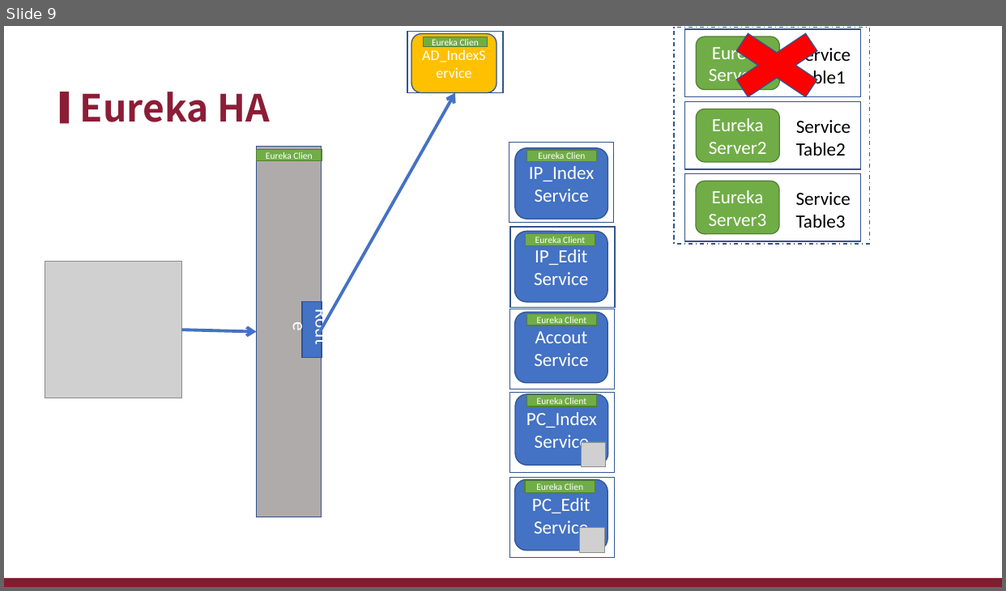
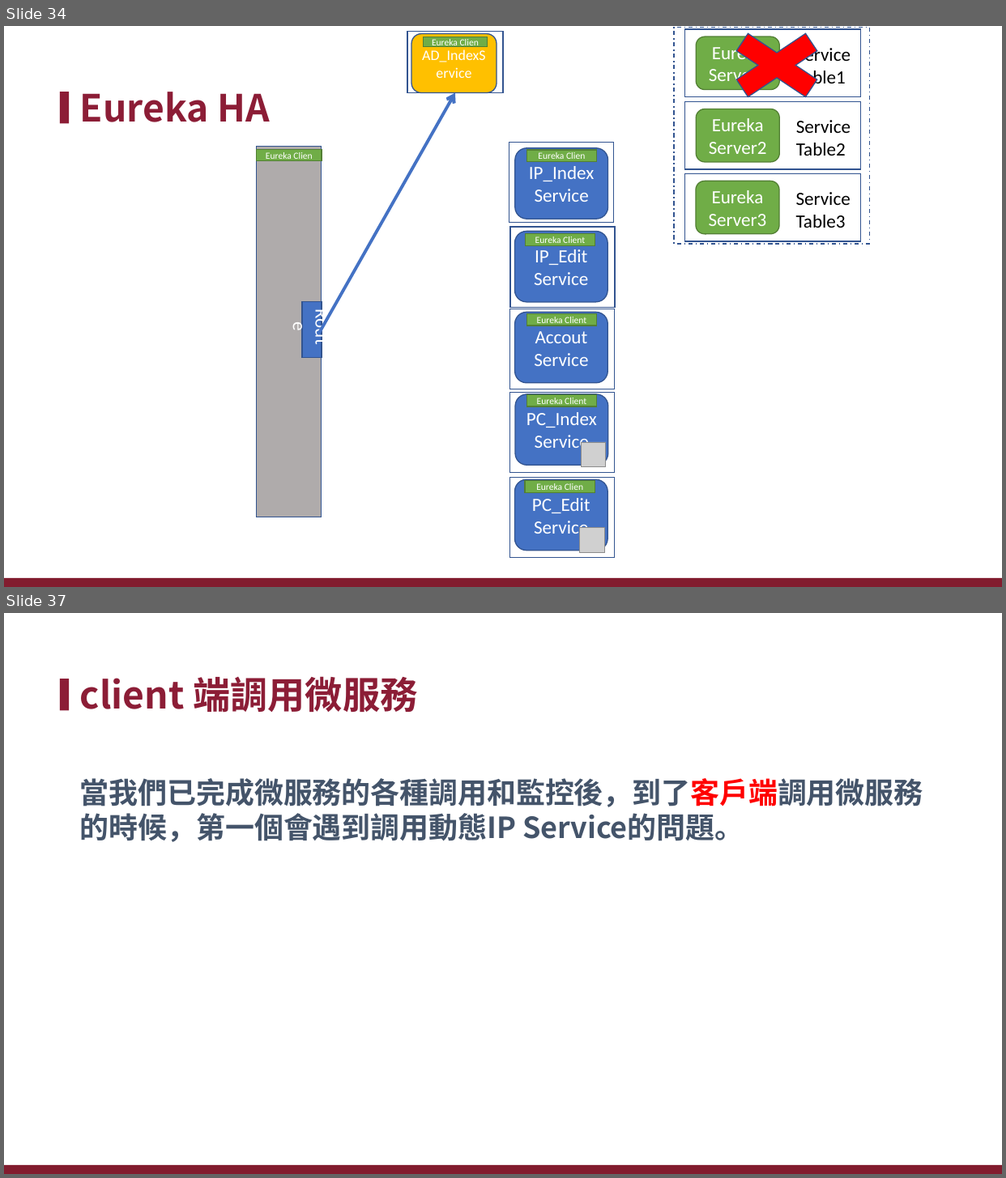
Before and after one commit to xiauchen/3__EurekaAndZuul, a slide deck: EurekaAndZuul.pptx. Shown one above the other, each under a label of ours: slide 9 before the commit, slides 34 and 37 after it; the slides between them are not shown. The pictures are 1006x591 and 1006x1178 pixels, drawn with LibreOffice and Linux fonts; fonts in the diff are those of the drawing; grey boxes stand for pictures; background and template pictures are left out. Boxes give left, top, right and bottom in pixels: in the first picture for what was removed or moved away, otherwise in the second. Text is boxed around its words. In the diff, an @@ line names an element or a change of style, - is before the commit and + after.

```diff
--- a/EurekaAndZuul.pptx
+++ b/EurekaAndZuul.pptx
@@ slide 37 added at bbox=[4, 613, 1002, 1174], background #FFFFFF; not listed: 2 template elements that a slide beside it also shows @@
@@ title added at bbox=[80, 676, 417, 713], 36 pt, text #8C1D36, bold @@
+client 端調用微服務
@@ text added at bbox=[80, 778, 923, 842], 28 pt, text #44546A, bold @@
+當我們已完成微服務的各種調用和監控後，到了客戶端調用微服務的時候，第一個會遇到調用動態IP Service的問題。
@@ what was slide 9 is now slide 34 @@
@@ slide 34 changed as well @@
@@ picture removed at bbox=[44, 261, 181, 398] @@
@@ arrow removed from (181, 330) to (256, 332) @@
```
Also in this commit, not shown: 11 other slides changed, 49 other slides added, 6 slides removed, 12 other files.
